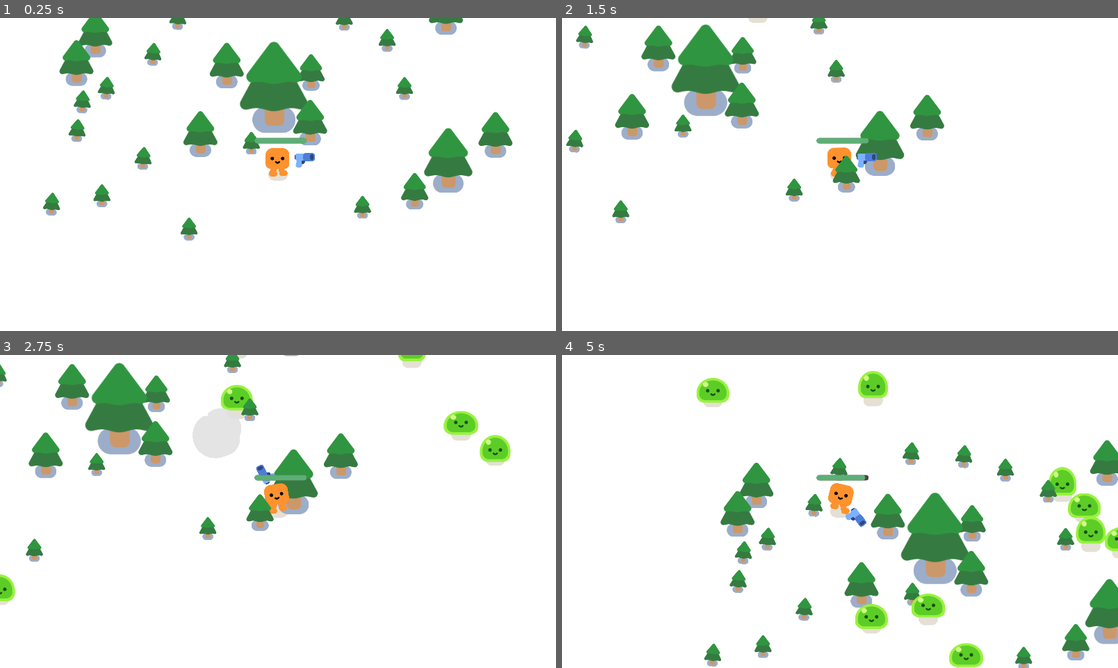
Above: before the commit, frames 1-4 (two rows, left to right).
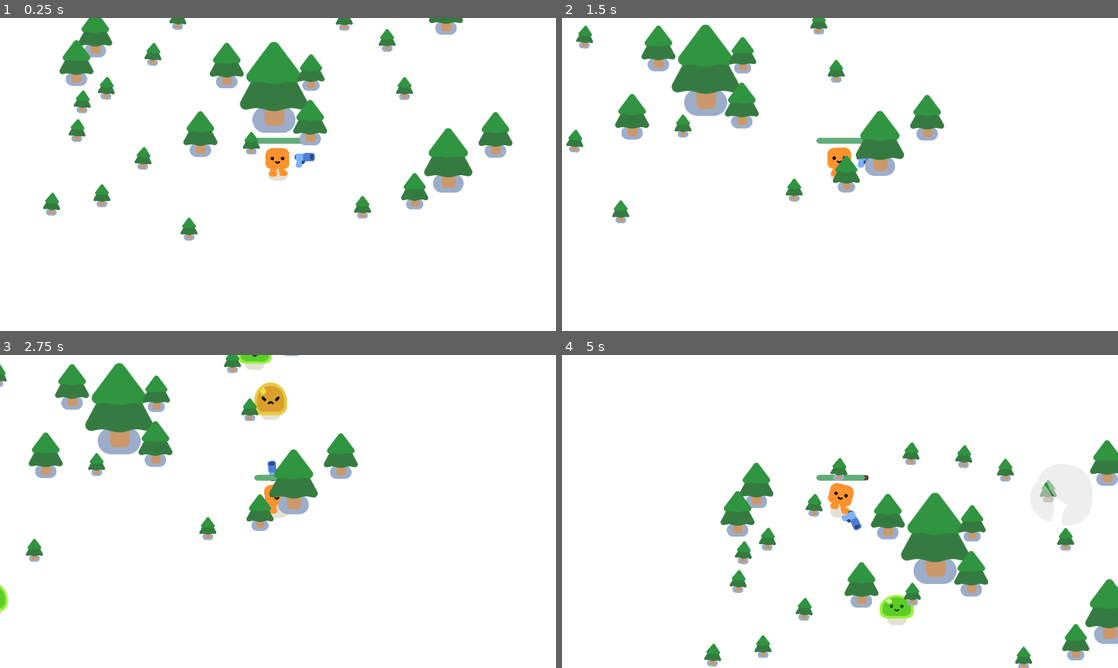
Above: after the commit, the same moments.

Repository: YvanDesPatates/2d-tuto-vampire-survivor-like
Game: Godot game, scene res://game.tscn
The game is run twice, just before and just after one commit, with the same random seed, the same clock (stepped at 60 frames per second) and the same inputs.
Inputs:
- Up to frame 1 (0.25 s): no input
- Up to frame 2 (1.5 s): tap Enter at 0.5 s; hold D (move_right) 0.53-1.28 s; hold S (move_down) from 1.28 s (still down)
- Up to frame 3 (2.75 s): release S (move_down) at 2.03 s; hold D (move_right) from 2.03 s (still down)
- Up to frame 4 (5 s): release D (move_right) at 2.78 s; hold W (move_up) 2.78-3.53 s; hold A (move_left) from 3.53 s (still down)

The runs differ from the first frame. In frame 1, less than 0.1% of the frame differs, in the area x 45-56%, y 18-41%; in frame 2, 0.1%; in frame 3, 4.0%; in frame 4, 4.4%, in the area x 24-100%, y 5-100%.

Commit message:
invisible walls

Diff:
--- a/game.tscn
+++ b/game.tscn
@@ -3,6 +3,7 @@
 [ext_resource type="PackedScene" uid="uid://c1sx7bic4uhdj" path="res://player.tscn" id="1_80nbo"]
 [ext_resource type="Script" uid="uid://dususlr2yr63q" path="res://game.gd" id="1_fc0e3"]
 [ext_resource type="PackedScene" uid="uid://dq3r015sr1uql" path="res://pine_tree.tscn" id="2_e2o6t"]
+[ext_resource type="PackedScene" uid="uid://dc1ta2hd88ke" path="res://wall.tscn" id="4_fc0e3"]
 
 [sub_resource type="Curve2D" id="Curve2D_7jktm"]
 _data = {
@@ -34,118 +35,120 @@
 position = Vector2(-140, -107)
 rotation = 0.008285898
 
-[node name="PineTree" parent="." unique_id=684713034 instance=ExtResource("2_e2o6t")]
+[node name="trees" type="Node" parent="." unique_id=1630851232]
+
+[node name="PineTree" parent="trees" unique_id=684713034 instance=ExtResource("2_e2o6t")]
 position = Vector2(308, 285)
 
-[node name="PineTree2" parent="." unique_id=828219202 instance=ExtResource("2_e2o6t")]
+[node name="PineTree2" parent="trees" unique_id=828219202 instance=ExtResource("2_e2o6t")]
 position = Vector2(925, 521)
 scale = Vector2(2, 2)
 
-[node name="PineTree3" parent="." unique_id=1626514516 instance=ExtResource("2_e2o6t")]
+[node name="PineTree3" parent="trees" unique_id=1626514516 instance=ExtResource("2_e2o6t")]
 position = Vector2(1527.0001, 742.00006)
 scale = Vector2(1.4194317, 1.4194317)
 
-[node name="PineTree4" parent="." unique_id=1464135936 instance=ExtResource("2_e2o6t")]
+[node name="PineTree4" parent="trees" unique_id=1464135936 instance=ExtResource("2_e2o6t")]
 position = Vector2(1519, 207)
 
-[node name="PineTree5" parent="." unique_id=456133785 instance=ExtResource("2_e2o6t")]
+[node name="PineTree5" parent="trees" unique_id=456133785 instance=ExtResource("2_e2o6t")]
 position = Vector2(243, 383)
 
-[node name="PineTree6" parent="." unique_id=560699408 instance=ExtResource("2_e2o6t")]
+[node name="PineTree6" parent="trees" unique_id=560699408 instance=ExtResource("2_e2o6t")]
 position = Vector2(1050, 589)
 
-[node name="PineTree7" parent="." unique_id=147535714 instance=ExtResource("2_e2o6t")]
+[node name="PineTree7" parent="trees" unique_id=147535714 instance=ExtResource("2_e2o6t")]
 position = Vector2(762, 392)
 
-[node name="PineTree8" parent="." unique_id=2112692812 instance=ExtResource("2_e2o6t")]
+[node name="PineTree8" parent="trees" unique_id=2112692812 instance=ExtResource("2_e2o6t")]
 position = Vector2(671, 628)
 
-[node name="PineTree9" parent="." unique_id=1192102694 instance=ExtResource("2_e2o6t")]
+[node name="PineTree9" parent="trees" unique_id=1192102694 instance=ExtResource("2_e2o6t")]
 position = Vector2(1411, 815)
 scale = Vector2(0.8, 0.8)
 
-[node name="PineTree11" parent="." unique_id=1525691632 instance=ExtResource("2_e2o6t")]
+[node name="PineTree11" parent="trees" unique_id=1525691632 instance=ExtResource("2_e2o6t")]
 position = Vector2(1053, 405)
 scale = Vector2(0.8, 0.8)
 
-[node name="PineTree10" parent="." unique_id=1286176574 instance=ExtResource("2_e2o6t")]
+[node name="PineTree10" parent="trees" unique_id=1286176574 instance=ExtResource("2_e2o6t")]
 position = Vector2(1690, 631)
 
-[node name="PineTree12" parent="." unique_id=1373205398 instance=ExtResource("2_e2o6t")]
+[node name="PineTree12" parent="trees" unique_id=1373205398 instance=ExtResource("2_e2o6t")]
 position = Vector2(847, 633)
 scale = Vector2(0.5, 0.5)
 
-[node name="PineTree16" parent="." unique_id=427771311 instance=ExtResource("2_e2o6t")]
+[node name="PineTree16" parent="trees" unique_id=427771311 instance=ExtResource("2_e2o6t")]
 position = Vector2(1376, 444)
 scale = Vector2(0.5, 0.5)
 
-[node name="PineTree17" parent="." unique_id=2055818944 instance=ExtResource("2_e2o6t")]
+[node name="PineTree17" parent="trees" unique_id=2055818944 instance=ExtResource("2_e2o6t")]
 position = Vector2(1316, 278)
 scale = Vector2(0.5, 0.5)
 
-[node name="PineTree18" parent="." unique_id=713989943 instance=ExtResource("2_e2o6t")]
+[node name="PineTree18" parent="trees" unique_id=713989943 instance=ExtResource("2_e2o6t")]
 position = Vector2(1168, 205)
 scale = Vector2(0.5, 0.5)
 
-[node name="PineTree19" parent="." unique_id=2082522431 instance=ExtResource("2_e2o6t")]
+[node name="PineTree19" parent="trees" unique_id=2082522431 instance=ExtResource("2_e2o6t")]
 position = Vector2(1023, 157.99998)
-rotation = 0.07753239
-scale = Vector2(0.5, 0.5)
-
-[node name="PineTree20" parent="." unique_id=682009710 instance=ExtResource("2_e2o6t")]
+rotation = 0.07753238
+scale = Vector2(0.49999997, 0.49999997)
+
+[node name="PineTree20" parent="trees" unique_id=682009710 instance=ExtResource("2_e2o6t")]
 position = Vector2(841, 148)
-rotation = 0.07753239
-scale = Vector2(0.5, 0.5)
-
-[node name="PineTree21" parent="." unique_id=141339186 instance=ExtResource("2_e2o6t")]
+rotation = 0.07753238
+scale = Vector2(0.49999997, 0.49999997)
+
+[node name="PineTree21" parent="trees" unique_id=141339186 instance=ExtResource("2_e2o6t")]
 position = Vector2(592, 202)
-rotation = 0.07753239
-scale = Vector2(0.5, 0.5)
-
-[node name="PineTree22" parent="." unique_id=1120413167 instance=ExtResource("2_e2o6t")]
+rotation = 0.07753238
+scale = Vector2(0.49999997, 0.49999997)
+
+[node name="PineTree22" parent="trees" unique_id=1120413167 instance=ExtResource("2_e2o6t")]
 position = Vector2(506, 326)
-rotation = 0.07753239
-scale = Vector2(0.5, 0.5)
-
-[node name="PineTree23" parent="." unique_id=1499766305 instance=ExtResource("2_e2o6t")]
+rotation = 0.07753238
+scale = Vector2(0.49999997, 0.49999997)
+
+[node name="PineTree23" parent="trees" unique_id=1499766305 instance=ExtResource("2_e2o6t")]
 position = Vector2(345, 443)
-rotation = 0.07753239
-scale = Vector2(0.5, 0.5)
-
-[node name="PineTree24" parent="." unique_id=1519285141 instance=ExtResource("2_e2o6t")]
+rotation = 0.07753238
+scale = Vector2(0.49999997, 0.49999997)
+
+[node name="PineTree24" parent="trees" unique_id=1519285141 instance=ExtResource("2_e2o6t")]
 position = Vector2(262.00003, 490)
-rotation = 0.07753239
-scale = Vector2(0.5, 0.5)
-
-[node name="PineTree25" parent="." unique_id=545786472 instance=ExtResource("2_e2o6t")]
+rotation = 0.07753238
+scale = Vector2(0.49999997, 0.49999997)
+
+[node name="PineTree25" parent="trees" unique_id=545786472 instance=ExtResource("2_e2o6t")]
 position = Vector2(244, 589)
-rotation = 0.07753239
-scale = Vector2(0.5, 0.5)
-
-[node name="PineTree26" parent="." unique_id=967671682 instance=ExtResource("2_e2o6t")]
+rotation = 0.07753238
+scale = Vector2(0.49999997, 0.49999997)
+
+[node name="PineTree26" parent="trees" unique_id=967671682 instance=ExtResource("2_e2o6t")]
 position = Vector2(472, 685)
-rotation = 0.07753239
-scale = Vector2(0.5, 0.5)
-
-[node name="PineTree27" parent="." unique_id=541310911 instance=ExtResource("2_e2o6t")]
+rotation = 0.07753238
+scale = Vector2(0.49999997, 0.49999997)
+
+[node name="PineTree27" parent="trees" unique_id=541310911 instance=ExtResource("2_e2o6t")]
 position = Vector2(156, 843)
-rotation = 0.07753239
-scale = Vector2(0.5, 0.5)
-
-[node name="PineTree13" parent="." unique_id=1623954666 instance=ExtResource("2_e2o6t")]
+rotation = 0.07753238
+scale = Vector2(0.49999997, 0.49999997)
+
+[node name="PineTree13" parent="trees" unique_id=1623954666 instance=ExtResource("2_e2o6t")]
 position = Vector2(632, 929)
 scale = Vector2(0.5, 0.5)
 
-[node name="PineTree14" parent="." unique_id=419750719 instance=ExtResource("2_e2o6t")]
+[node name="PineTree14" parent="trees" unique_id=419750719 instance=ExtResource("2_e2o6t")]
 position = Vector2(331, 814)
 scale = Vector2(0.5, 0.5)
 
-[node name="PineTree15" parent="." unique_id=1468174616 instance=ExtResource("2_e2o6t")]
+[node name="PineTree15" parent="trees" unique_id=1468174616 instance=ExtResource("2_e2o6t")]
 position = Vector2(1231, 854)
 scale = Vector2(0.5, 0.5)
 
 [node name="SpawnEnnemiesTimer" type="Timer" parent="." unique_id=1442763031]
-wait_time = 0.3
+wait_time = 0.669
 autostart = true
 
 [node name="GameOverScreen" type="CanvasLayer" parent="." unique_id=164734740]
@@ -176,5 +179,25 @@
 theme_override_font_sizes/font_size = 155
 text = "Game Over"
 
+[node name="walls" type="Node" parent="." unique_id=1640062565]
+
+[node name="wall" parent="." unique_id=2022841123 instance=ExtResource("4_fc0e3")]
+position = Vector2(-156, 1408)
+scale = Vector2(6.3999996, 1)
+
+[node name="wall4" parent="." unique_id=220240155 instance=ExtResource("4_fc0e3")]
+position = Vector2(-156, -221)
+scale = Vector2(6.3999996, 1)
+
+[node name="wall2" parent="." unique_id=1181237004 instance=ExtResource("4_fc0e3")]
+position = Vector2(-213, 1385.0001)
+rotation = -1.5671036
+scale = Vector2(4.5219884, 0.83308727)
+
+[node name="wall3" parent="." unique_id=1495017366 instance=ExtResource("4_fc0e3")]
+position = Vector2(2119.0002, 1393.0001)
+rotation = -1.5671036
+scale = Vector2(4.5219884, 0.83308727)
+
 [connection signal="health_reach_zero" from="Player" to="." method="_on_player_health_reach_zero"]
 [connection signal="timeout" from="SpawnEnnemiesTimer" to="." method="_on_spawn_ennemies_timer_timeout"]
--- a/player.gd
+++ b/player.gd
@@ -3,8 +3,8 @@
 signal health_reach_zero
 
 const DAMMAGE_RATE = 15.0 # max damage per second
-var speed: int = 600
-var health: float = 100.0
+@export var speed: int = 600
+@export var health: float = 100.0
 
 func _physics_process(delta: float) -> void:
 	var direction = Input.get_vector("move_left", "move_right", "move_up", "move_down")
--- /dev/null
+++ b/wall.tscn
@@ -0,0 +1,10 @@
+[gd_scene format=3 uid="uid://dc1ta2hd88ke"]
+
+[sub_resource type="RectangleShape2D" id="RectangleShape2D_oh6kn"]
+size = Vector2(367, 25)
+
+[node name="wall" type="StaticBody2D" unique_id=2022841123]
+
+[node name="CollisionShape2D" type="CollisionShape2D" parent="." unique_id=12379514]
+position = Vector2(173.5, 2.5)
+shape = SubResource("RectangleShape2D_oh6kn")
